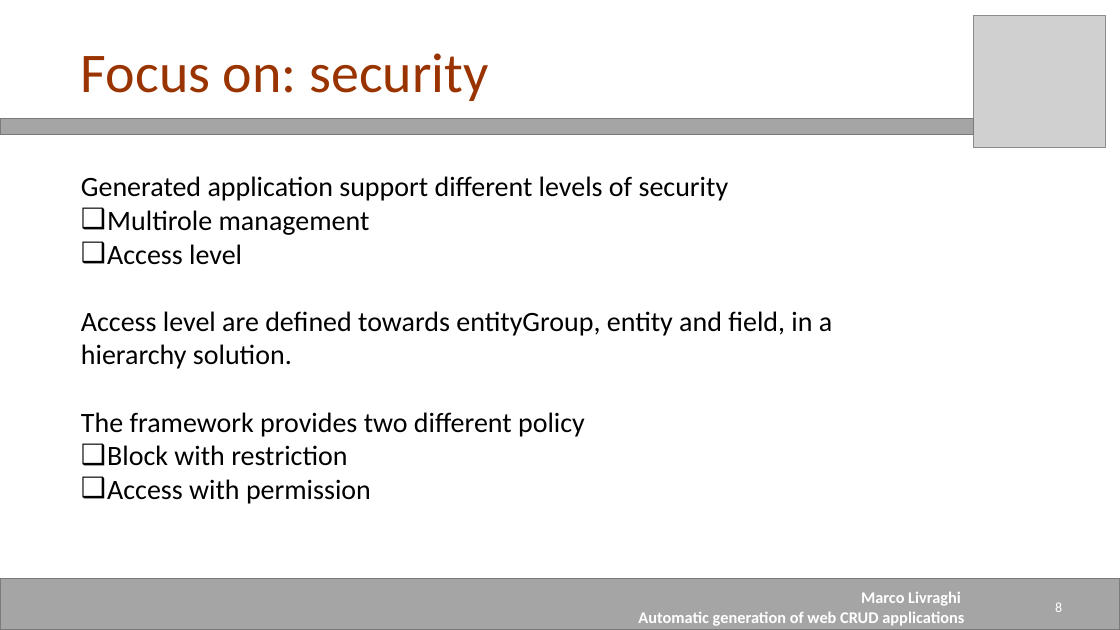
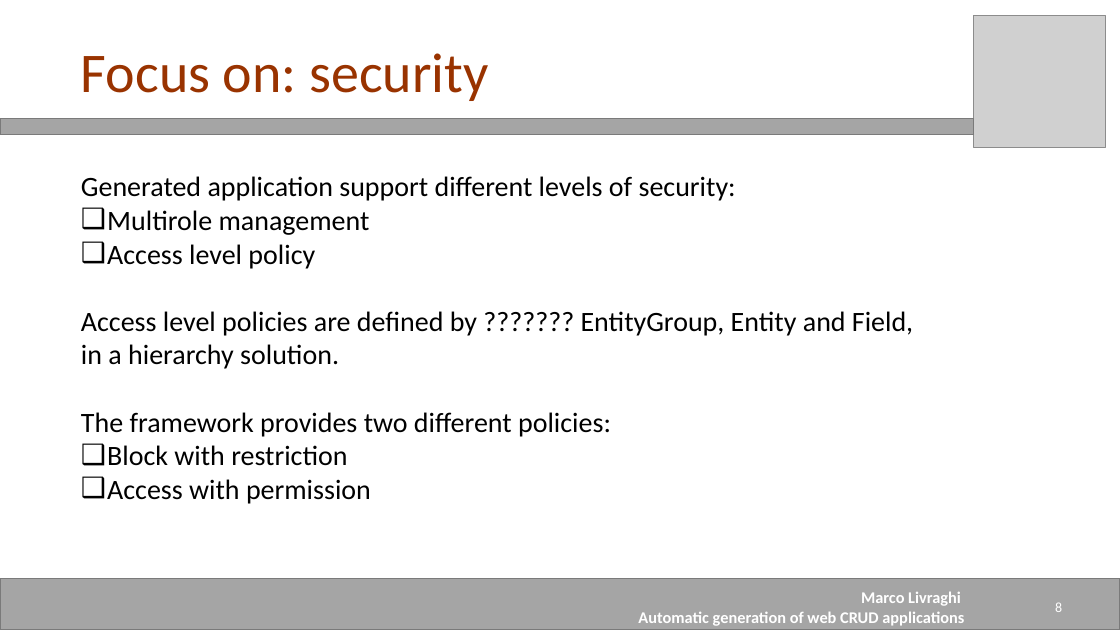
Before and after one commit to mrclivraghi/Anggen, a slide deck: slide 8 of Documentation/Presentation_Livraghi.pptx. Drawn at 1120x630 pixels with LibreOffice and Linux fonts; fonts in the diff are those of the drawing; grey boxes stand for pictures. Boxes give left, top, right and bottom in pixels: in the first picture for what was removed or moved away, otherwise in the second. Text is boxed around its words. In the diff, an @@ line names an element or a change of style, - is before the commit and + after.

```diff
--- a/Documentation/Presentation_Livraghi.pptx
+++ b/Documentation/Presentation_Livraghi.pptx
@@ text at [81,176,736,201]: text changed @@
-Generated application support different levels of security
+Generated application support different levels of security:
@@ text at [81,244,913,437]: text changed @@
-❑ Access level
-Access level are defined towards entityGroup, entity and field, in a hierarchy solution.
-The framework provides two different policy
+❑ Access level policy
+Access level policies are defined by ??????? EntityGroup, Entity and Field, in a hierarchy solution.
+The framework provides two different policies:
```
Also in this commit, not shown: 6 other slides changed.
